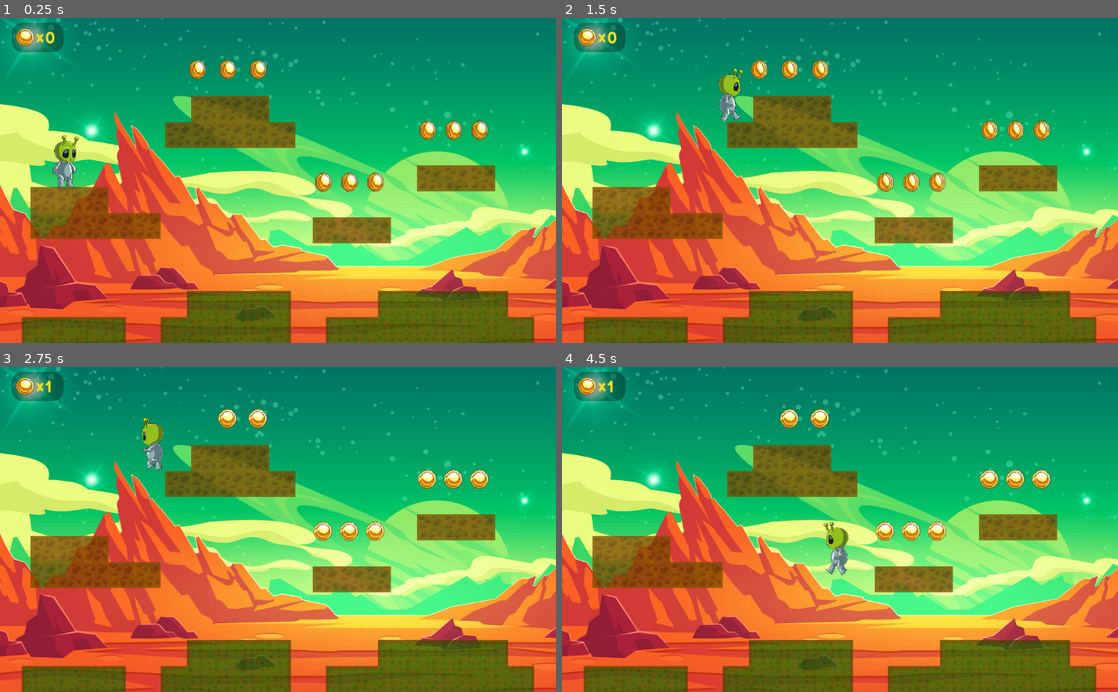
Above: before the commit, frames 1-4 (two rows, left to right).
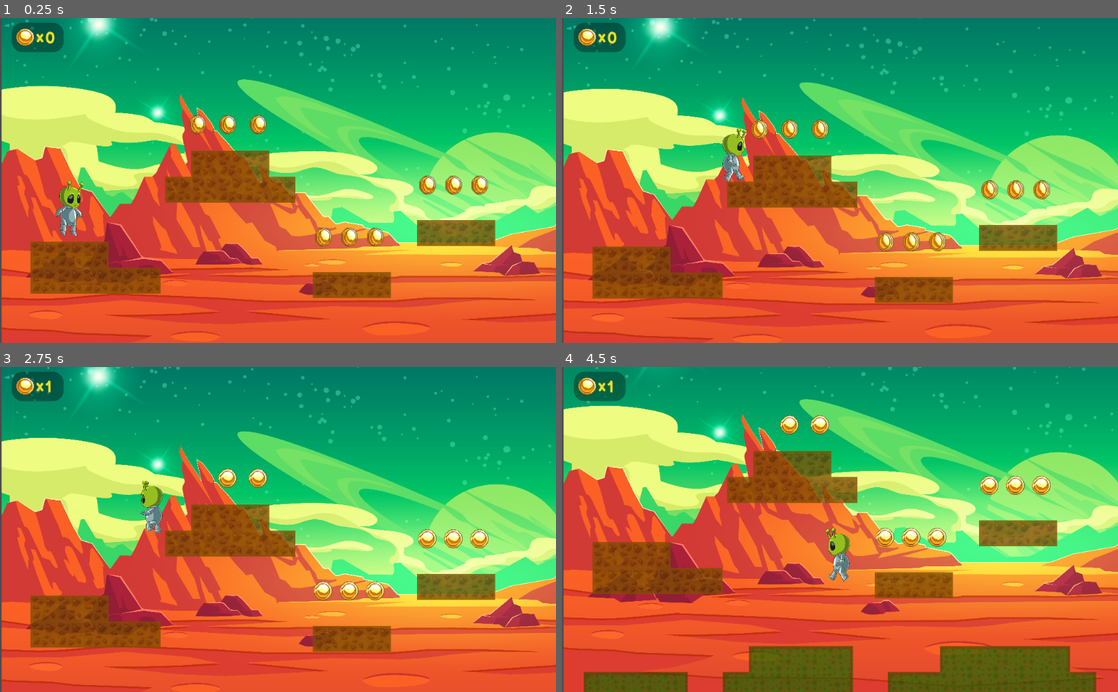
Above: after the commit, the same moments.

Repository: MariiaS3/XingXing
Game: Godot game, scene res://World.tscn
Same seed, same stepped clock (60 frames per second), same inputs: the game is played once before the commit and once after it.
Inputs:
- Up to frame 1 (0.25 s): no input
- Up to frame 2 (1.5 s): hold Right (ui_right) from 0.53 s (still down); tap Up (ui_up) at 0.77 s
- Up to frame 3 (2.75 s): tap Up (ui_up) at 1.52 s; release Right (ui_right) at 2.03 s; hold Left (ui_left) from 2.03 s (still down)
- Up to frame 4 (4.5 s): release Left (ui_left) at 2.78 s; hold Right (ui_right) 2.78-4.28 s; tap Up (ui_up) at 3.02, 3.77 s; hold Left (ui_left) from 4.28 s (still down)

The runs differ from the first frame. In frame 1, 65% of the frame differs, in the area x 0-100%, y 0-100%; in frame 2, 64%; in frame 3, 64%; in frame 4, 74%.

Commit message:
Camera2D

Diff:
--- a/XingXing/World.tscn
+++ b/XingXing/World.tscn
@@ -24,7 +24,7 @@
 [ext_resource path="res://alien_armor/armor__0011_walk_6.png" type="Texture" id=22]
 [ext_resource path="res://alien_armor/armor__0009_walk_4.png" type="Texture" id=23]
 [ext_resource path="res://alien_armor/armor__0007_walk_2.png" type="Texture" id=24]
-[ext_resource path="res://background/1781_Easy-Resize.com.jpg" type="Texture" id=25]
+[ext_resource path="res://background/mars-landscape-alien-planet-martian-background/1781.jpg" type="Texture" id=25]
 [ext_resource path="res://dodatki/png/box/20_Easy-Resize.com.jpg" type="Texture" id=26]
 [ext_resource path="res://dodatki/png/box/17_Easy-Resize.com.jpg" type="Texture" id=27]
 [ext_resource path="res://dodatki/png/box/12_Easy-Resize.com.jpg" type="Texture" id=28]
@@ -114,12 +114,12 @@
 font_data = ExtResource( 41 )
 
 [sub_resource type="RectangleShape2D" id=7]
-extents = Vector2( 617.312, 14.4142 )
+extents = Vector2( 816, 14.4142 )
 
 [node name="World" type="Node"]
 
 [node name="KinematicBody2D" type="KinematicBody2D" parent="."]
-position = Vector2( 121.016, 218.73 )
+position = Vector2( 128, 195.095 )
 script = ExtResource( 2 )
 __meta__ = {
 "_edit_group_": true
@@ -129,7 +129,7 @@
 position = Vector2( 0, 16 )
 scale = Vector2( 0.225352, 0.224299 )
 frames = SubResource( 1 )
-animation = "attack"
+animation = "Idle"
 
 [node name="CollisionShape2D" type="CollisionShape2D" parent="KinematicBody2D"]
 visible = false
@@ -143,16 +143,28 @@
 "_gizmo_extents_": 38.6
 }
 
+[node name="Camera2D" type="Camera2D" parent="KinematicBody2D"]
+current = true
+limit_left = 0
+limit_top = -110
+limit_right = 1800
+limit_bottom = 600
+smoothing_enabled = true
+smoothing_speed = 1.0
+editor_draw_limits = true
+
 [node name="ParallaxBackground" type="ParallaxBackground" parent="."]
+scroll_base_scale = Vector2( 0.3, 0.6 )
 
 [node name="ParallaxLayer" type="ParallaxLayer" parent="ParallaxBackground"]
+motion_mirroring = Vector2( 1400, 0 )
 
 [node name="Sprite" type="Sprite" parent="ParallaxBackground/ParallaxLayer"]
-position = Vector2( -131.338, -19.6776 )
-scale = Vector2( 0.719395, 0.726563 )
+position = Vector2( 0.591666, -101.627 )
+scale = Vector2( 0.240833, 0.237333 )
 texture = ExtResource( 25 )
 centered = false
-offset = Vector2( 10, 0 )
+offset = Vector2( 10, -10 )
 
 [node name="Platforms" type="Node" parent="."]
 
@@ -230,6 +242,21 @@
 visible = false
 shape = SubResource( 3 )
 
+[node name="Sprite47" type="Sprite" parent="Platforms"]
+modulate = Color( 0.584314, 1, 0, 0.690196 )
+position = Vector2( 1360, 576 )
+scale = Vector2( 0.4, 0.4 )
+texture = ExtResource( 29 )
+__meta__ = {
+"_edit_group_": true
+}
+
+[node name="StaticBody2D" type="StaticBody2D" parent="Platforms/Sprite47"]
+
+[node name="CollisionShape2D" type="CollisionShape2D" parent="Platforms/Sprite47/StaticBody2D"]
+visible = false
+shape = SubResource( 3 )
+
 [node name="Sprite4" type="Sprite" parent="Platforms"]
 modulate = Color( 0.584314, 1, 0, 0.690196 )
 position = Vector2( 112, 576 )
@@ -260,6 +287,21 @@
 visible = false
 shape = SubResource( 3 )
 
+[node name="Sprite59" type="Sprite" parent="Platforms"]
+modulate = Color( 0.584314, 1, 0, 0.690196 )
+position = Vector2( 1120, 576 )
+scale = Vector2( 0.4, 0.4 )
+texture = ExtResource( 26 )
+__meta__ = {
+"_edit_group_": true
+}
+
+[node name="StaticBody2D" type="StaticBody2D" parent="Platforms/Sprite59"]
+
+[node name="CollisionShape2D" type="CollisionShape2D" parent="Platforms/Sprite59/StaticBody2D"]
+visible = false
+shape = SubResource( 3 )
+
 [node name="Sprite18" type="Sprite" parent="Platforms"]
 modulate = Color( 0.584314, 1, 0, 0.690196 )
 position = Vector2( 672, 576 )
@@ -335,6 +377,21 @@
 visible = false
 shape = SubResource( 3 )
 
+[node name="Sprite46" type="Sprite" parent="Platforms"]
+modulate = Color( 0.584314, 1, 0, 0.690196 )
+position = Vector2( 1312, 528 )
+scale = Vector2( 0.4, 0.4 )
+texture = ExtResource( 29 )
+__meta__ = {
+"_edit_group_": true
+}
+
+[node name="StaticBody2D" type="StaticBody2D" parent="Platforms/Sprite46"]
+
+[node name="CollisionShape2D" type="CollisionShape2D" parent="Platforms/Sprite46/StaticBody2D"]
+visible = false
+shape = SubResource( 3 )
+
 [node name="Sprite27" type="Sprite" parent="Platforms"]
 modulate = Color( 0.584314, 1, 0, 0.690196 )
 position = Vector2( 768, 528 )
@@ -350,6 +407,51 @@
 visible = false
 shape = SubResource( 3 )
 
+[node name="Sprite44" type="Sprite" parent="Platforms"]
+modulate = Color( 0.584314, 1, 0, 0.690196 )
+position = Vector2( 1168, 528 )
+scale = Vector2( 0.4, 0.4 )
+texture = ExtResource( 26 )
+__meta__ = {
+"_edit_group_": true
+}
+
+[node name="StaticBody2D" type="StaticBody2D" parent="Platforms/Sprite44"]
+
+[node name="CollisionShape2D" type="CollisionShape2D" parent="Platforms/Sprite44/StaticBody2D"]
+visible = false
+shape = SubResource( 3 )
+
+[node name="Sprite45" type="Sprite" parent="Platforms"]
+modulate = Color( 0.584314, 1, 0, 0.690196 )
+position = Vector2( 1264, 528 )
+scale = Vector2( 0.4, 0.4 )
+texture = ExtResource( 1 )
+__meta__ = {
+"_edit_group_": true
+}
+
+[node name="StaticBody2D" type="StaticBody2D" parent="Platforms/Sprite45"]
+
+[node name="CollisionShape2D" type="CollisionShape2D" parent="Platforms/Sprite45/StaticBody2D"]
+visible = false
+shape = SubResource( 3 )
+
+[node name="Sprite48" type="Sprite" parent="Platforms"]
+modulate = Color( 0.584314, 1, 0, 0.690196 )
+position = Vector2( 1216, 528 )
+scale = Vector2( 0.4, 0.4 )
+texture = ExtResource( 1 )
+__meta__ = {
+"_edit_group_": true
+}
+
+[node name="StaticBody2D" type="StaticBody2D" parent="Platforms/Sprite48"]
+
+[node name="CollisionShape2D" type="CollisionShape2D" parent="Platforms/Sprite48/StaticBody2D"]
+visible = false
+shape = SubResource( 3 )
+
 [node name="Sprite6" type="Sprite" parent="Platforms"]
 modulate = Color( 0.584314, 1, 0, 0.690196 )
 position = Vector2( 368, 528 )
@@ -439,6 +541,35 @@
 [node name="CollisionShape2D" type="CollisionShape2D" parent="Platforms/Sprite15/StaticBody2D"]
 shape = SubResource( 3 )
 
+[node name="Sprite75" type="Sprite" parent="Platforms"]
+modulate = Color( 1, 1, 0, 0.784314 )
+position = Vector2( 1624, 248 )
+scale = Vector2( 0.4, 0.4 )
+texture = ExtResource( 30 )
+__meta__ = {
+"_edit_group_": true
+}
+
+[node name="StaticBody2D" type="StaticBody2D" parent="Platforms/Sprite75"]
+
+[node name="CollisionShape2D" type="CollisionShape2D" parent="Platforms/Sprite75/StaticBody2D"]
+visible = false
+shape = SubResource( 3 )
+
+[node name="Sprite76" type="Sprite" parent="Platforms"]
+modulate = Color( 1, 1, 0, 0.784314 )
+position = Vector2( 1672, 248 )
+scale = Vector2( 0.4, 0.4 )
+texture = ExtResource( 30 )
+__meta__ = {
+"_edit_group_": true
+}
+
+[node name="StaticBody2D" type="StaticBody2D" parent="Platforms/Sprite76"]
+
+[node name="CollisionShape2D" type="CollisionShape2D" parent="Platforms/Sprite76/StaticBody2D"]
+shape = SubResource( 3 )
+
 [node name="Sprite16" type="Sprite" parent="Platforms"]
 modulate = Color( 1, 1, 0, 0.784314 )
 position = Vector2( 696, 392 )
@@ -453,6 +584,78 @@
 [node name="CollisionShape2D" type="CollisionShape2D" parent="Platforms/Sprite16/StaticBody2D"]
 shape = SubResource( 3 )
 
+[node name="Sprite70" type="Sprite" parent="Platforms"]
+modulate = Color( 1, 1, 0, 0.784314 )
+position = Vector2( 1304, 139.302 )
+scale = Vector2( 0.4, 0.4 )
+texture = ExtResource( 30 )
+__meta__ = {
+"_edit_group_": true
+}
+
+[node name="StaticBody2D" type="StaticBody2D" parent="Platforms/Sprite70"]
+
+[node name="CollisionShape2D" type="CollisionShape2D" parent="Platforms/Sprite70/StaticBody2D"]
+visible = false
+shape = SubResource( 3 )
+
+[node name="Sprite71" type="Sprite" parent="Platforms"]
+modulate = Color( 1, 1, 0, 0.784314 )
+position = Vector2( 1352, 139.302 )
+scale = Vector2( 0.4, 0.4 )
+texture = ExtResource( 30 )
+__meta__ = {
+"_edit_group_": true
+}
+
+[node name="StaticBody2D" type="StaticBody2D" parent="Platforms/Sprite71"]
+
+[node name="CollisionShape2D" type="CollisionShape2D" parent="Platforms/Sprite71/StaticBody2D"]
+shape = SubResource( 3 )
+
+[node name="Sprite72" type="Sprite" parent="Platforms"]
+modulate = Color( 1, 1, 0, 0.784314 )
+position = Vector2( 1304, 91.3018 )
+scale = Vector2( 0.4, 0.4 )
+texture = ExtResource( 30 )
+__meta__ = {
+"_edit_group_": true
+}
+
+[node name="StaticBody2D" type="StaticBody2D" parent="Platforms/Sprite72"]
+
+[node name="CollisionShape2D" type="CollisionShape2D" parent="Platforms/Sprite72/StaticBody2D"]
+shape = SubResource( 3 )
+
+[node name="Sprite54" type="Sprite" parent="Platforms"]
+modulate = Color( 1, 1, 0, 0.784314 )
+position = Vector2( 1064, 187.302 )
+scale = Vector2( 0.4, 0.4 )
+texture = ExtResource( 30 )
+__meta__ = {
+"_edit_group_": true
+}
+
+[node name="StaticBody2D" type="StaticBody2D" parent="Platforms/Sprite54"]
+
+[node name="CollisionShape2D" type="CollisionShape2D" parent="Platforms/Sprite54/StaticBody2D"]
+visible = false
+shape = SubResource( 3 )
+
+[node name="Sprite60" type="Sprite" parent="Platforms"]
+modulate = Color( 1, 1, 0, 0.784314 )
+position = Vector2( 1112, 187.302 )
+scale = Vector2( 0.4, 0.4 )
+texture = ExtResource( 30 )
+__meta__ = {
+"_edit_group_": true
+}
+
+[node name="StaticBody2D" type="StaticBody2D" parent="Platforms/Sprite60"]
+
+[node name="CollisionShape2D" type="CollisionShape2D" parent="Platforms/Sprite60/StaticBody2D"]
+shape = SubResource( 3 )
+
 [node name="Sprite19" type="Sprite" parent="Platforms"]
 modulate = Color( 1, 1, 0, 0.784314 )
 position = Vector2( 792, 296 )
@@ -724,6 +927,162 @@
 [node name="CollisionShape2D" type="CollisionShape2D" parent="Platforms/Sprite42/StaticBody2D"]
 shape = SubResource( 3 )
 
+[node name="Sprite61" type="Sprite" parent="Platforms"]
+modulate = Color( 1, 1, 0, 0.784314 )
+position = Vector2( 1531.94, 368 )
+scale = Vector2( 0.4, 0.4 )
+texture = ExtResource( 30 )
+__meta__ = {
+"_edit_group_": true
+}
+
+[node name="StaticBody2D" type="StaticBody2D" parent="Platforms/Sprite61"]
+
+[node name="CollisionShape2D" type="CollisionShape2D" parent="Platforms/Sprite61/StaticBody2D"]
+shape = SubResource( 3 )
+
+[node name="Sprite73" type="Sprite" parent="Platforms"]
+modulate = Color( 1, 1, 0, 0.784314 )
+position = Vector2( 1531.94, 416 )
+scale = Vector2( 0.4, 0.4 )
+texture = ExtResource( 30 )
+__meta__ = {
+"_edit_group_": true
+}
+
+[node name="StaticBody2D" type="StaticBody2D" parent="Platforms/Sprite73"]
+
+[node name="CollisionShape2D" type="CollisionShape2D" parent="Platforms/Sprite73/StaticBody2D"]
+shape = SubResource( 3 )
+
+[node name="Sprite74" type="Sprite" parent="Platforms"]
+modulate = Color( 1, 1, 0, 0.784314 )
+position = Vector2( 1579.94, 416 )
+scale = Vector2( 0.4, 0.4 )
+texture = ExtResource( 30 )
+__meta__ = {
+"_edit_group_": true
+}
+
+[node name="StaticBody2D" type="StaticBody2D" parent="Platforms/Sprite74"]
+
+[node name="CollisionShape2D" type="CollisionShape2D" parent="Platforms/Sprite74/StaticBody2D"]
+shape = SubResource( 3 )
+
+[node name="Sprite62" type="Sprite" parent="Platforms"]
+modulate = Color( 1, 1, 0, 0.784314 )
+position = Vector2( 1208, 91.3018 )
+scale = Vector2( 0.4, 0.4 )
+texture = ExtResource( 30 )
+__meta__ = {
+"_edit_group_": true
+}
+
+[node name="StaticBody2D" type="StaticBody2D" parent="Platforms/Sprite62"]
+
+[node name="CollisionShape2D" type="CollisionShape2D" parent="Platforms/Sprite62/StaticBody2D"]
+visible = false
+shape = SubResource( 3 )
+
+[node name="Sprite63" type="Sprite" parent="Platforms"]
+modulate = Color( 1, 1, 0, 0.784314 )
+position = Vector2( 1256, 91.3018 )
+scale = Vector2( 0.4, 0.4 )
+texture = ExtResource( 30 )
+__meta__ = {
+"_edit_group_": true
+}
+
+[node name="StaticBody2D" type="StaticBody2D" parent="Platforms/Sprite63"]
+
+[node name="CollisionShape2D" type="CollisionShape2D" parent="Platforms/Sprite63/StaticBody2D"]
+shape = SubResource( 3 )
+
+[node name="Sprite64" type="Sprite" parent="Platforms"]
+modulate = Color( 1, 1, 0, 0.784314 )
+position = Vector2( 1435.94, 416 )
+scale = Vector2( 0.4, 0.4 )
+texture = ExtResource( 30 )
+__meta__ = {
+"_edit_group_": true
+}
+
+[node name="StaticBody2D" type="StaticBody2D" parent="Platforms/Sprite64"]
+
+[node name="CollisionShape2D" type="CollisionShape2D" parent="Platforms/Sprite64/StaticBody2D"]
+shape = SubResource( 3 )
+
+[node name="Sprite65" type="Sprite" parent="Platforms"]
+modulate = Color( 1, 1, 0, 0.784314 )
+position = Vector2( 1160, 139.302 )
+scale = Vector2( 0.4, 0.4 )
+texture = ExtResource( 30 )
+__meta__ = {
+"_edit_group_": true
+}
+
+[node name="StaticBody2D" type="StaticBody2D" parent="Platforms/Sprite65"]
+
+[node name="CollisionShape2D" type="CollisionShape2D" parent="Platforms/Sprite65/StaticBody2D"]
+visible = false
+shape = SubResource( 3 )
+
+[node name="Sprite66" type="Sprite" parent="Platforms"]
+modulate = Color( 1, 1, 0, 0.784314 )
+position = Vector2( 1208, 139.302 )
+scale = Vector2( 0.4, 0.4 )
+texture = ExtResource( 30 )
+__meta__ = {
+"_edit_group_": true
+}
+
+[node name="StaticBody2D" type="StaticBody2D" parent="Platforms/Sprite66"]
+
+[node name="CollisionShape2D" type="CollisionShape2D" parent="Platforms/Sprite66/StaticBody2D"]
+shape = SubResource( 3 )
+
+[node name="Sprite67" type="Sprite" parent="Platforms"]
+modulate = Color( 1, 1, 0, 0.784314 )
+position = Vector2( 1256, 139.302 )
+scale = Vector2( 0.4, 0.4 )
+texture = ExtResource( 30 )
+__meta__ = {
+"_edit_group_": true
+}
+
+[node name="StaticBody2D" type="StaticBody2D" parent="Platforms/Sprite67"]
+
+[node name="CollisionShape2D" type="CollisionShape2D" parent="Platforms/Sprite67/StaticBody2D"]
+shape = SubResource( 3 )
+
+[node name="Sprite68" type="Sprite" parent="Platforms"]
+modulate = Color( 1, 1, 0, 0.784314 )
+position = Vector2( 1483.94, 416 )
+scale = Vector2( 0.4, 0.4 )
+texture = ExtResource( 30 )
+__meta__ = {
+"_edit_group_": true
+}
+
+[node name="StaticBody2D" type="StaticBody2D" parent="Platforms/Sprite68"]
+
+[node name="CollisionShape2D" type="CollisionShape2D" parent="Platforms/Sprite68/StaticBody2D"]
+shape = SubResource( 3 )
+
+[node name="Sprite69" type="Sprite" parent="Platforms"]
+modulate = Color( 1, 1, 0, 0.784314 )
+position = Vector2( 1483.94, 368 )
+scale = Vector2( 0.4, 0.4 )
+texture = ExtResource( 30 )
+__meta__ = {
+"_edit_group_": true
+}
+
+[node name="StaticBody2D" type="StaticBody2D" parent="Platforms/Sprite69"]
+
+[node name="CollisionShape2D" type="CollisionShape2D" parent="Platforms/Sprite69/StaticBody2D"]
+shape = SubResource( 3 )
+
 [node name="Sprite9" type="Sprite" parent="Platforms"]
 modulate = Color( 0.584314, 1, 0, 0.690196 )
 position = Vector2( 368, 576 )
@@ -834,6 +1193,62 @@
 [node name="StaticBody2D" type="StaticBody2D" parent="Platforms/Sprite53"]
 
 [node name="CollisionShape2D" type="CollisionShape2D" parent="Platforms/Sprite53/StaticBody2D"]
+shape = SubResource( 3 )
+
+[node name="Sprite55" type="Sprite" parent="Platforms"]
+modulate = Color( 0.584314, 1, 0, 0.690196 )
+position = Vector2( 1216, 576 )
+scale = Vector2( 0.4, 0.4 )
+texture = ExtResource( 28 )
+__meta__ = {
+"_edit_group_": true
+}
+
+[node name="StaticBody2D" type="StaticBody2D" parent="Platforms/Sprite55"]
+
+[node name="CollisionShape2D" type="CollisionShape2D" parent="Platforms/Sprite55/StaticBody2D"]
+shape = SubResource( 3 )
+
+[node name="Sprite56" type="Sprite" parent="Platforms"]
+modulate = Color( 0.584314, 1, 0, 0.690196 )
+position = Vector2( 1168, 576 )
+scale = Vector2( 0.4, 0.4 )
+texture = ExtResource( 28 )
+__meta__ = {
+"_edit_group_": true
+}
+
+[node name="StaticBody2D" type="StaticBody2D" parent="Platforms/Sprite56"]
+
+[node name="CollisionShape2D" type="CollisionShape2D" parent="Platforms/Sprite56/StaticBody2D"]
+shape = SubResource( 3 )
+
+[node name="Sprite57" type="Sprite" parent="Platforms"]
+modulate = Color( 0.584314, 1, 0, 0.690196 )
+position = Vector2( 1264, 576 )
+scale = Vector2( 0.4, 0.4 )
+texture = ExtResource( 28 )
+__meta__ = {
+"_edit_group_": true
+}
+
+[node name="StaticBody2D" type="StaticBody2D" parent="Platforms/Sprite57"]
+
+[node name="CollisionShape2D" type="CollisionShape2D" parent="Platforms/Sprite57/StaticBody2D"]
+shape = SubResource( 3 )
+
+[node name="Sprite58" type="Sprite" parent="Platforms"]
+modulate = Color( 0.584314, 1, 0, 0.690196 )
+position = Vector2( 1312, 576 )
+scale = Vector2( 0.4, 0.4 )
+texture = ExtResource( 28 )
+__meta__ = {
+"_edit_group_": true
+}
+
+[node name="StaticBody2D" type="StaticBody2D" parent="Platforms/Sprite58"]
+
+[node name="CollisionShape2D" type="CollisionShape2D" parent="Platforms/Sprite58/StaticBody2D"]
 shape = SubResource( 3 )
 
 [node name="Sprite13" type="Sprite" parent="Platforms"]
@@ -871,14 +1286,35 @@
 [node name="coin6" parent="coins" instance=ExtResource( 40 )]
 position = Vector2( 888, 200 )
 
+[node name="coin13" parent="coins" instance=ExtResource( 40 )]
+position = Vector2( 1484.49, 288.143 )
+
+[node name="coin15" parent="coins" instance=ExtResource( 40 )]
+position = Vector2( 1540.49, 288.143 )
+
+[node name="coin16" parent="coins" instance=ExtResource( 40 )]
+position = Vector2( 1628.49, 176.143 )
+
+[node name="coin17" parent="coins" instance=ExtResource( 40 )]
+position = Vector2( 1684.49, 176.143 )
+
 [node name="coin7" parent="coins" instance=ExtResource( 40 )]
-position = Vector2( 368, 88 )
+position = Vector2( 368, 88.1428 )
 
 [node name="coin8" parent="coins" instance=ExtResource( 40 )]
-position = Vector2( 424, 88 )
+position = Vector2( 424, 88.1428 )
 
 [node name="coin9" parent="coins" instance=ExtResource( 40 )]
-position = Vector2( 480, 88 )
+position = Vector2( 480, 88.1428 )
+
+[node name="coin10" parent="coins" instance=ExtResource( 40 )]
+position = Vector2( 1204.49, 8.14277 )
+
+[node name="coin11" parent="coins" instance=ExtResource( 40 )]
+position = Vector2( 1260.49, 8.14277 )
+
+[node name="coin12" parent="coins" instance=ExtResource( 40 )]
+position = Vector2( 1316.49, 8.14277 )
 
 [node name="HUD" type="CanvasLayer" parent="."]
 script = ExtResource( 43 )
@@ -931,7 +1367,7 @@
 [node name="Fallzone" type="Area2D" parent="."]
 
 [node name="CollisionShape2D" type="CollisionShape2D" parent="Fallzone"]
-position = Vector2( 507.754, 662.684 )
+position = Vector2( 815.455, 664 )
 shape = SubResource( 7 )
 [connection signal="animation_finished" from="KinematicBody2D/AnimatedSprite" to="KinematicBody2D" method="_on_AnimatedSprite_animation_finished"]
 [connection signal="coin_collected" from="coins/coin" to="HUD" method="_on_coin_collected"]
@@ -940,7 +1376,14 @@
 [connection signal="coin_collected" from="coins/coin4" to="HUD" method="_on_coin_collected"]
 [connection signal="coin_collected" from="coins/coin5" to="HUD" method="_on_coin_collected"]
 [connection signal="coin_collected" from="coins/coin6" to="HUD" method="_on_coin_collected"]
+[connection signal="coin_collected" from="coins/coin13" to="HUD" method="_on_coin_collected"]
+[connection signal="coin_collected" from="coins/coin15" to="HUD" method="_on_coin_collected"]
+[connection signal="coin_collected" from="coins/coin16" to="HUD" method="_on_coin_collected"]
+[connection signal="coin_collected" from="coins/coin17" to="HUD" method="_on_coin_collected"]
 [connection signal="coin_collected" from="coins/coin7" to="HUD" method="_on_coin_collected"]
 [connection signal="coin_collected" from="coins/coin8" to="HUD" method="_on_coin_collected"]
 [connection signal="coin_collected" from="coins/coin9" to="HUD" method="_on_coin_collected"]
+[connection signal="coin_collected" from="coins/coin10" to="HUD" method="_on_coin_collected"]
+[connection signal="coin_collected" from="coins/coin11" to="HUD" method="_on_coin_collected"]
+[connection signal="coin_collected" from="coins/coin12" to="HUD" method="_on_coin_collected"]
 [connection signal="body_entered" from="Fallzone" to="KinematicBody2D" method="_on_Fallzone_body_entered"]
Binary file removed: XingXing/background/1781_Easy-Resize.com.jpg
Not shown, removed: XingXing/background/1781_Easy-Resize.com.jpg.import
Binary file added: XingXing/background/mars-landscape-alien-planet-martian-background/1781.jpg
Not shown, added: XingXing/background/mars-landscape-alien-planet-martian-background/1781.jpg.import
Renamed: XingXing/background/License free.txt -> XingXing/background/mars-landscape-alien-planet-martian-background/License free.txt
Renamed: XingXing/background/License premium.txt -> XingXing/background/mars-landscape-alien-planet-martian-background/License premium.txt
Binary file added: XingXing/dodatki/mars-landscape-alien-planet-martian-background/1781.jpg
Not shown, added: XingXing/dodatki/mars-landscape-alien-planet-martian-background/1781.jpg.import
Not shown, added: XingXing/dodatki/mars-landscape-alien-planet-martian-background/License free.txt
Not shown, added: XingXing/dodatki/mars-landscape-alien-planet-martian-background/License premium.txt
Not shown, changed: XingXing/dodatki/png/box/01_Easy-Resize.com(1).jpg.import
Not shown, changed: XingXing/dodatki/png/box/12_Easy-Resize.com.jpg.import
(and 66 more such lines)
